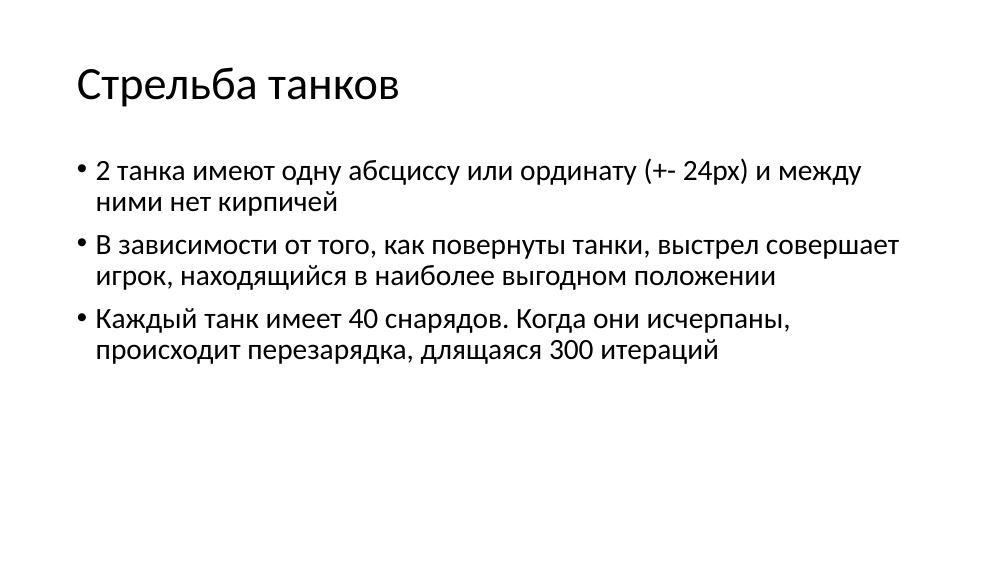
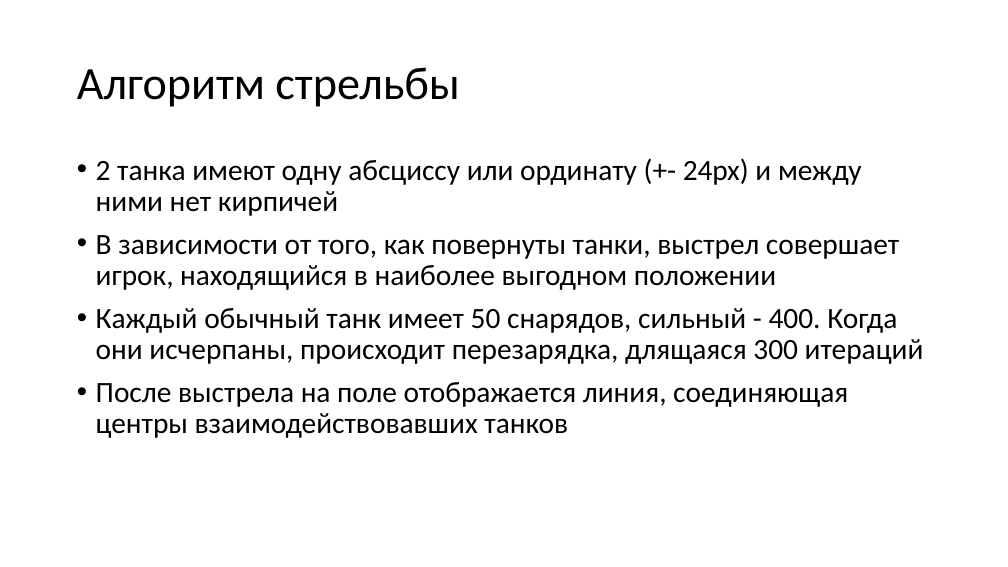
Before and after one commit to humbleOstrich/Tanchiki, a slide deck: slide 7 of Battle City.pptx (slide 6 before the commit). Drawn at 1008x567 pixels with LibreOffice and Linux fonts; fonts in the diff are those of the drawing. Boxes give left, top, right and bottom in pixels: in the first picture for what was removed or moved away, otherwise in the second. Text is boxed around its words. In the diff, an @@ line names an element or a change of style, - is before the commit and + after.

Commit message:
presentation update

```diff
--- a/Battle City.pptx
+++ b/Battle City.pptx
@@ title at (77,67,459,107): text changed @@
-Стрельба танков
+Алгоритм стрельбы
@@ text at (96,308,924,438): text changed @@
-• Каждый танк имеет 40 снарядов. Когда они исчерпаны, происходит перезарядка, длящаяся 300 итераций
+• Каждый обычный танк имеет 50 снарядов, сильный - 400. Когда они исчерпаны, происходит перезарядка, длящаяся 300 итераций
+• После выстрела на поле отображается линия, соединяющая центры взаимодействовавших танков
```
Also in this commit, not shown: 2 other slides changed, 3 slides added.
